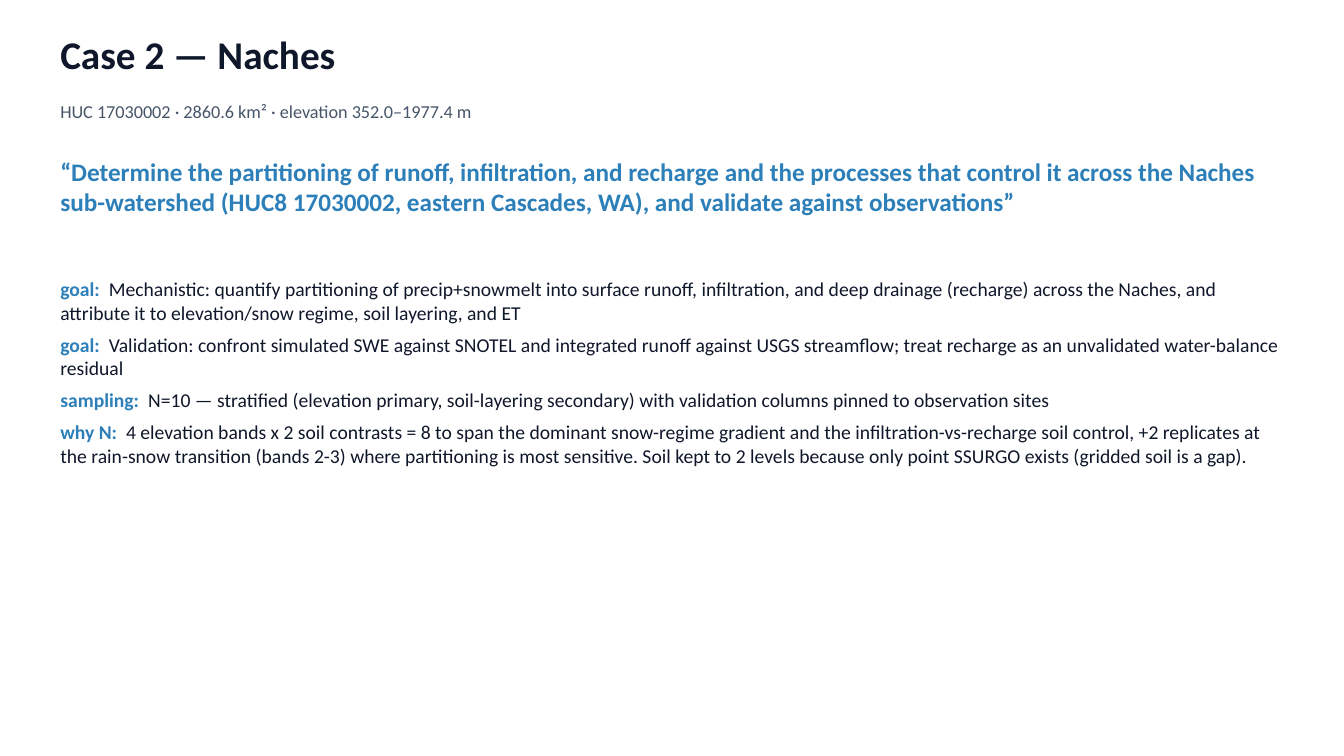
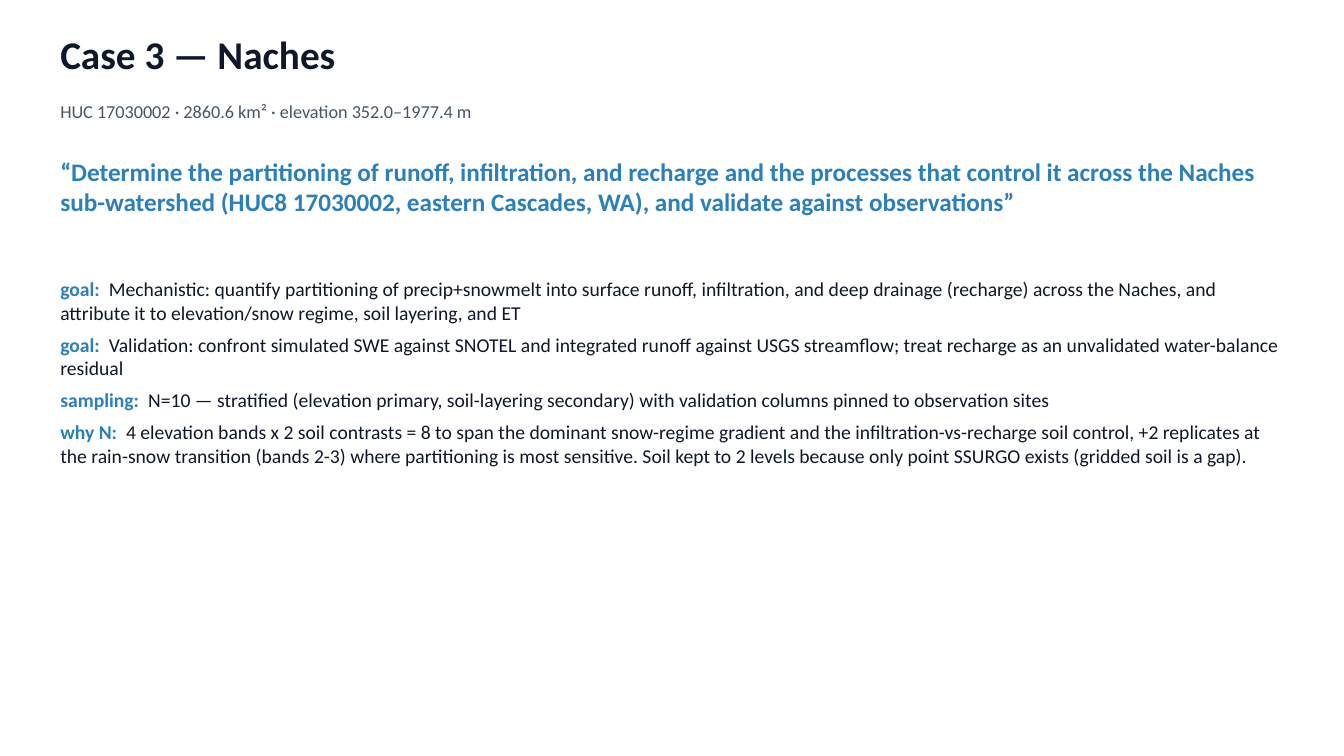
Before and after one commit to hoangtv1899/multi-agent-framework, a slide deck: slide 20 of docs/slides/story_20260705.pptx (slide 11 before the commit). Drawn at 1344x756 pixels with LibreOffice and Linux fonts; fonts in the diff are those of the drawing. Boxes give left, top, right and bottom in pixels: in the first picture for what was removed or moved away, otherwise in the second. Text is boxed around its words. In the diff, an @@ line names an element or a change of style, - is before the commit and + after.

```diff
--- a/docs/slides/story_20260705.pptx
+++ b/docs/slides/story_20260705.pptx
@@ text at box(60, 41, 335, 70): text changed @@
-Case 2 — Naches
+Case 3 — Naches
```
Also in this commit, not shown: 9 other slides changed, 10 slides added, 1 other file.
